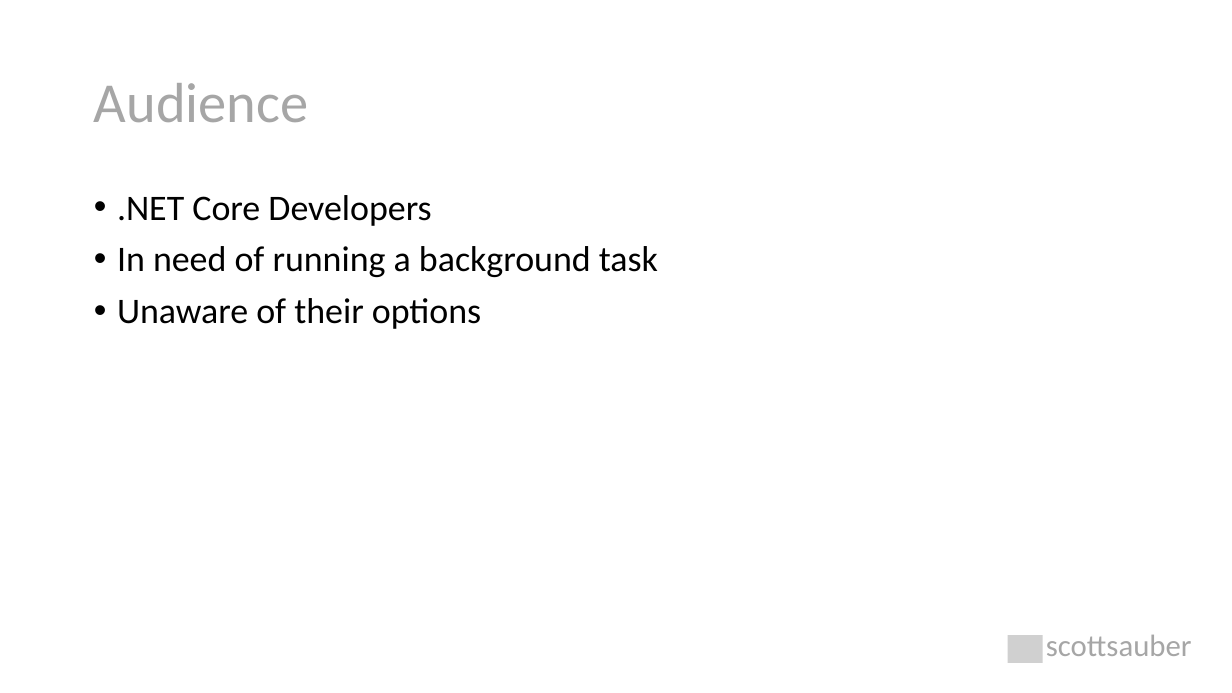
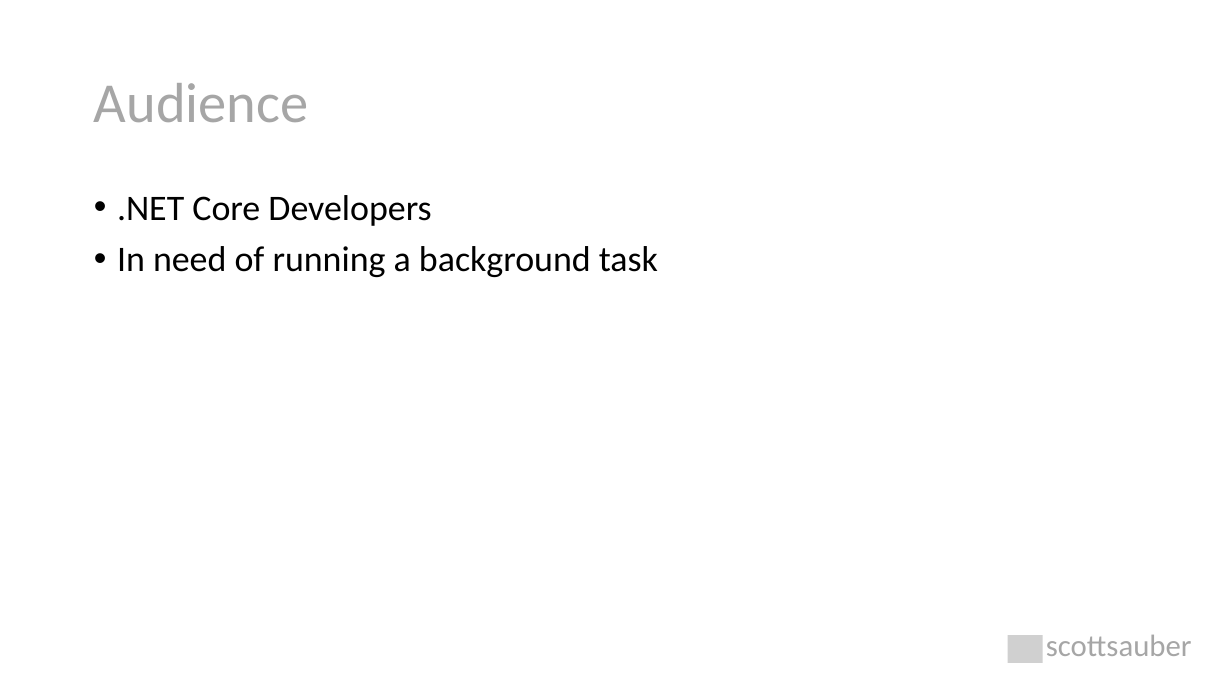
Before and after one commit to nirzaf/DotNetWorkShopTalk, a slide deck: slide 2 of 2020-10-16 - NDC Sydney - The Background on Background Tasks in .NET Core/The Background on Background Tasks.pptx. Drawn at 1232x693 pixels with LibreOffice and Linux fonts; fonts in the diff are those of the drawing; grey boxes stand for pictures. Boxes give left, top, right and bottom in pixels: in the first picture for what was removed or moved away, otherwise in the second. Text is boxed around its words. In the diff, an @@ line names an element or a change of style, - is before the commit and + after.

```diff
--- a/2020-10-16 - NDC Sydney - The Background on Background Tasks in .NET Core/The Background on Background Tasks.pptx
+++ b/2020-10-16 - NDC Sydney - The Background on Background Tasks in .NET Core/The Background on Background Tasks.pptx
@@ text at (117,298,481,329): paragraph removed @@
-• Unaware of their options
```
Also in this commit, not shown: 4 other slides changed, 16 other files.
